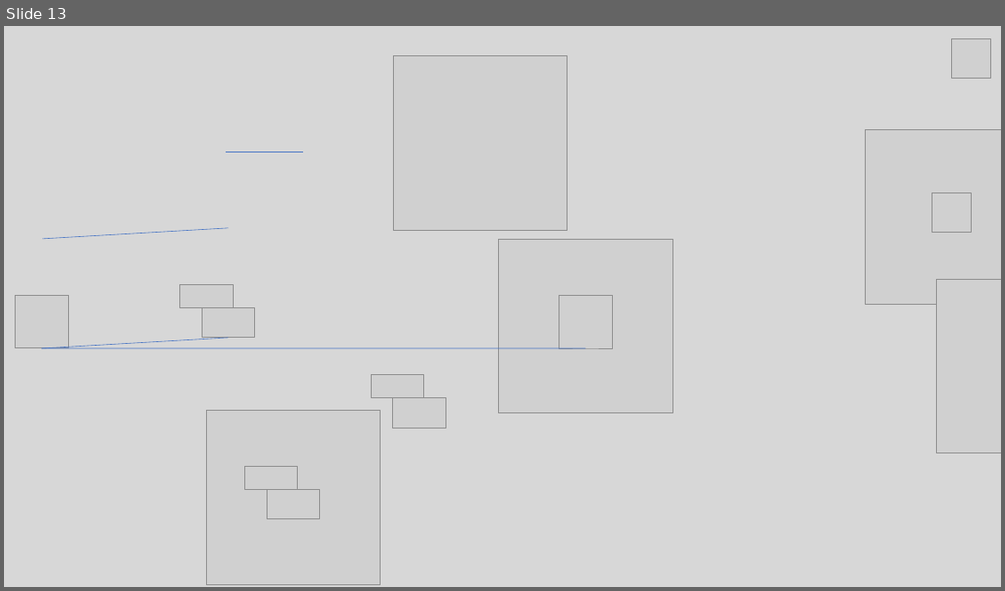
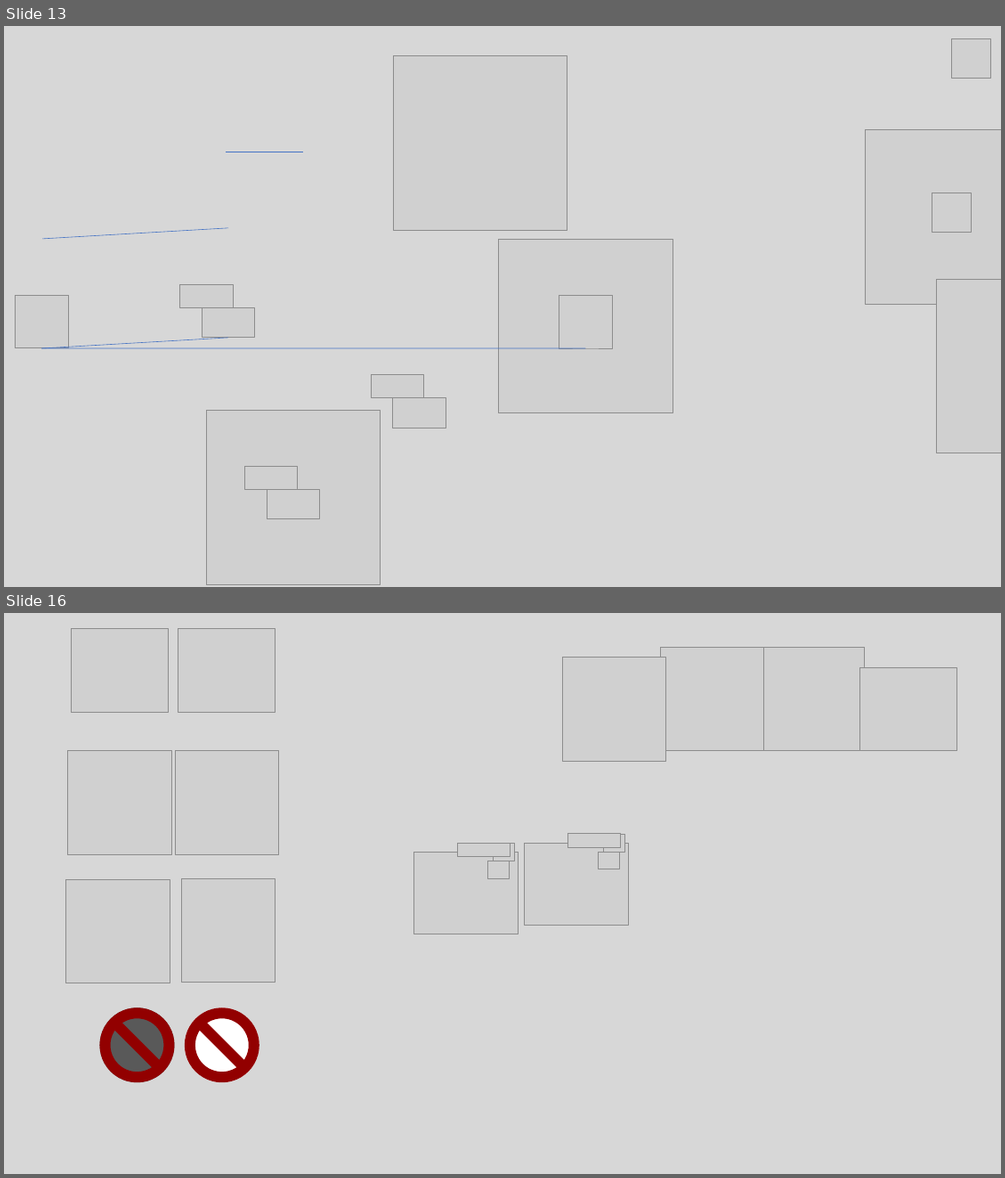
Before and after one commit to giladghgh/chess-coach, a slide deck: media/workshop.pptx. Shown one above the other, each under a label of ours: slide 13 before the commit, slides 13 and 16 after it; the slides between them are not shown. The pictures are 1005x591 and 1005x1178 pixels, drawn with LibreOffice and Linux fonts; fonts in the diff are those of the drawing; grey boxes stand for pictures; background and template pictures are left out. Boxes give left, top, right and bottom in pixels: in the first picture for what was removed or moved away, otherwise in the second. Text is boxed around its words. In the diff, an @@ line names an element or a change of style, - is before the commit and + after.

```diff
--- a/media/workshop.pptx
+++ b/media/workshop.pptx
@@ slide 16 added at [4,613,1001,1174], background #D7D7D7 @@
@@ picture added at [72,629,169,713] @@
@@ picture added at [178,629,275,713] @@
@@ picture added at [563,657,666,761] @@
@@ picture added at [660,647,764,751] @@
@@ picture added at [760,647,865,751] @@
@@ picture added at [859,667,956,751] @@
@@ picture added at [67,751,171,854] @@
@@ picture added at [175,751,279,854] @@
@@ group added at [413,843,518,933]: 4 pictures, 1 freeform shape @@
@@ group added at [523,834,629,925]: 4 pictures, 1 freeform shape @@
@@ picture added at [66,879,170,983] @@
@@ picture added at [182,878,275,982] @@
@@ ellipse added at [100,1008,175,1083], fill #595959 @@
@@ no-entry sign added at [100,1008,175,1083], fill #920000 @@
@@ ellipse added at [185,1008,259,1083], fill #FFFFFF @@
@@ no-entry sign added at [185,1008,259,1083], fill #920000 @@
```
Also in this commit, not shown: 4 slides changed, 2 other slides added, 1 slide removed, 24 other files.
